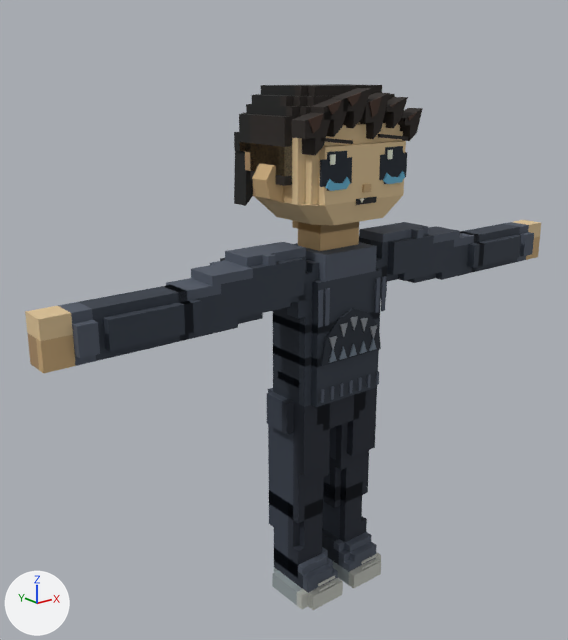
The Blender file seed/models/sources/suimilios/suimilios.blend as it was, and as the next commit left it.
Camera for both pictures: a 50 mm lens placed at (-2.44, -2.72, 2.57), pointed at (-0.14, 0.15, 1.42). Every picture has the same lights, and +X, +Y and +Z are marked at lower left. The first picture is the older version.

In view in the first picture: 'suimilios_Body', 'suimilios_Hair'.
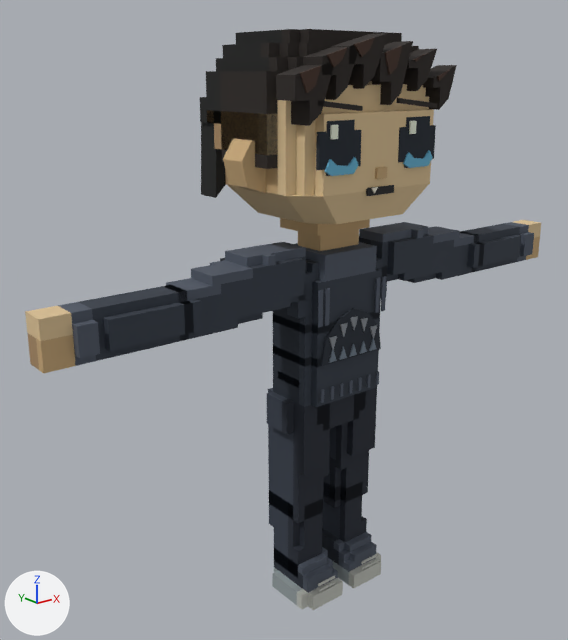
Boxes (x1, y1, x2, y2) around the edits, measured in the pictures (568 x 640 px; the box of a moved part takes in the faces that stretch with it):
'suimilios_Body', reshaped (8% taller): before (25, 122, 541, 610); after (25, 82, 541, 610)
'suimilios_Hair', reshaped (36% wider, 38% taller): before (234, 84, 423, 206); after (200, 29, 457, 198)
part 1 of me_suimilios_body_001, moved or reshaped: before (239, 142, 245, 152); after (207, 110, 214, 123)
part 2 of me_suimilios_body_001, moved or reshaped: before (245, 122, 408, 232); after (214, 82, 437, 236)

The change, as a list of edits to the scene's bpy script:
```text
Change me_suimilios_body_001:
    used by ob_suimilios_body; location = (0.0, 0.0, 0.0)
    remove me_suimilios_body_001.from_pydata(...)  # 3989 vertices, 1169 faces; spans x -1.48..1.48, y -0.25..0.24, z 0.0..2.48
    add me_suimilios_body_001.from_pydata(...)  # 3989 vertices, 1169 faces; spans x -1.48..1.48, y -0.34..0.32, z 0.0..2.69
    me_suimilios_body_001 part 1: the loose piece of 4 vertices spanning x -0.36, y 0.16..0.2, z 2.24..2.28 is moved by (-0.12, 0.06, 0.13)
    me_suimilios_body_001 part 2: 838 of the vertices in x -0.41..0.41, y -0.25..0.24, z 1.88..2.48 are scaled about their middle by 1.34, then moved by (0.0, 0.0, 0.1)
    other edits to the shape of me_suimilios_body_001 do not show in these pictures
Change me_suimilios_hair_001:
    used by ob_suimilios_hair; location = (0.0, 0.0, 0.0)
    remove me_suimilios_hair_001.from_pydata(...)  # 625 vertices, 219 faces; spans x -0.36..0.36, y -0.252..0.28, z 2.0..2.52
    add me_suimilios_hair_001.from_pydata(...)  # 625 vertices, 219 faces; spans x -0.483..0.483, y -0.338..0.376, z 2.041..2.739
    me_suimilios_hair_001 part 3: the whole mesh is multiplied about its middle by the matrix ((1.343, 0.0, 0.0), (0.0, 1.343, 0.0), (0.0, 0.0, 1.343)), then moved by (0.0, 0.005, 0.13)
```
